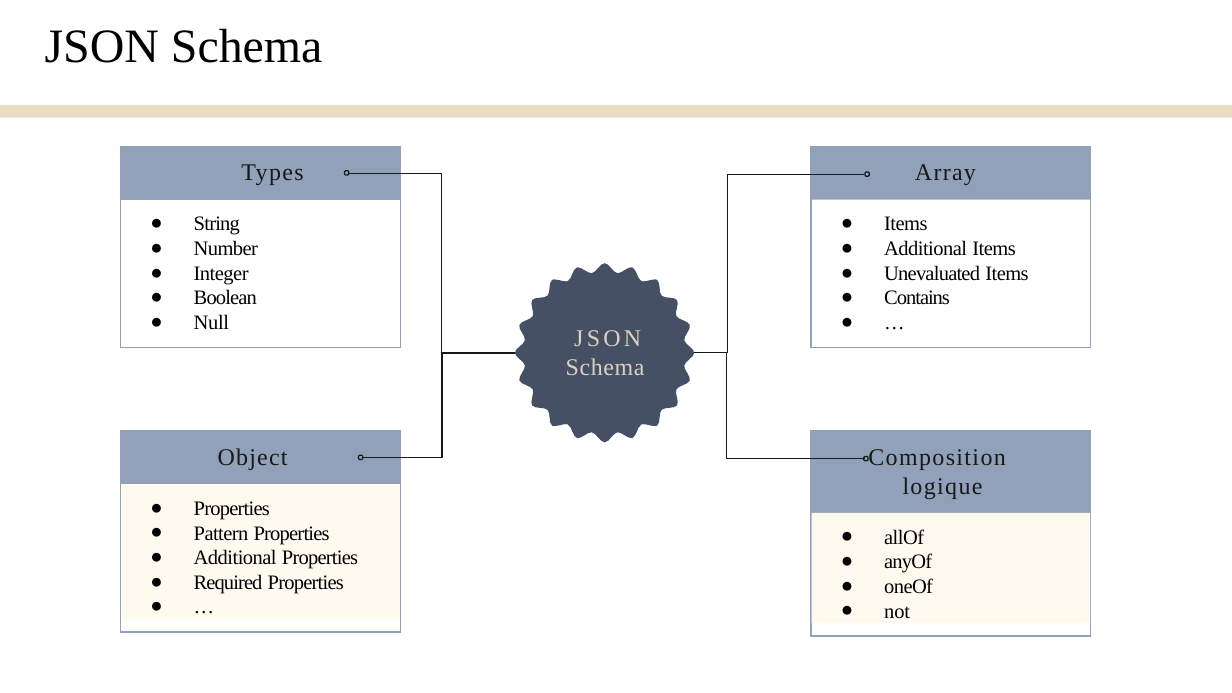
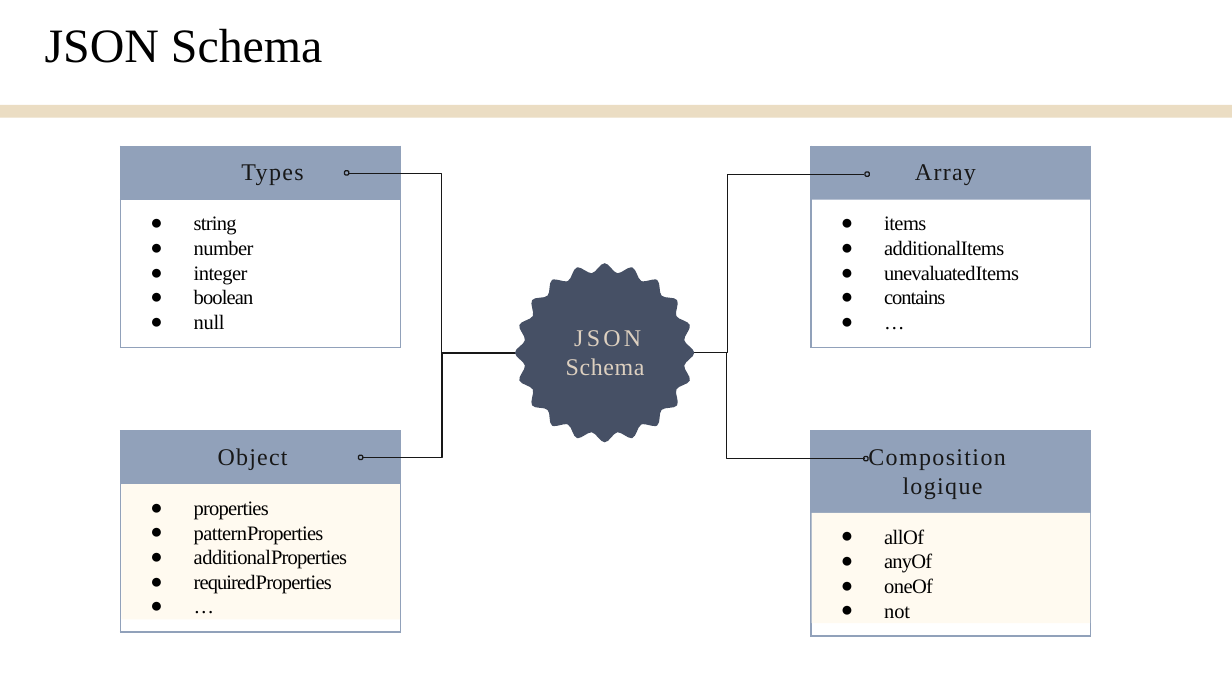
Before and after one commit to Yanis540/PSTL-M1, a slide deck: slide 6 of rapport/Présentation_Finale.pptx. Drawn at 1232x693 pixels with LibreOffice and Linux fonts; fonts in the diff are those of the drawing. Boxes give left, top, right and bottom in pixels: in the first picture for what was removed or moved away, otherwise in the second. Text is boxed around its words. In the diff, an @@ line names an element or a change of style, - is before the commit and + after.

```diff
--- a/rapport/Présentation_Finale.pptx
+++ b/rapport/Présentation_Finale.pptx
@@ text at [194, 216, 254, 330]: text changed @@
-● String
-● Number
-● Integer
-● Boolean
-● Null
+● string
+● number
+● integer
+● boolean
+● null
@@ text at [884, 216, 1019, 305]: text changed @@
-● Items
-● Additional Items
-● Unevaluated Items
-● Contains
+● items
+● additionalItems
+● unevaluatedItems
+● contains
@@ text in rectangle at [194, 501, 347, 594]: text changed @@
-● Properties
-● Pattern Properties
-● Additional Properties
-● Required Properties
+● properties
+● patternProperties
+● additionalProperties
+● requiredProperties
```
Also in this commit, not shown: 15 other slides changed, 1 slide added, 1 slide removed, 2 other files.
